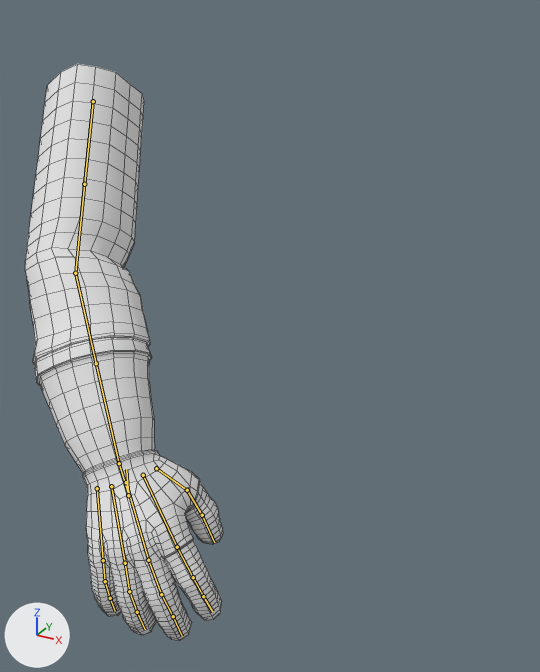
Two versions of the FBX model SingleArm.fbx, one commit apart.
The view is the same before and after, from a 50 mm lens placed at (0.665, -0.927, 0.083), pointed at (0.315, -0.29, -0.236). Lighting does not change. The marker at lower left points along +X, +Y and +Z. The first picture is the older version. The bones that change, and the others that lie on the model, are drawn over the model as lines. Mesh edges are drawn as thin lines.

Names of what the first picture shows: 'Manny'.
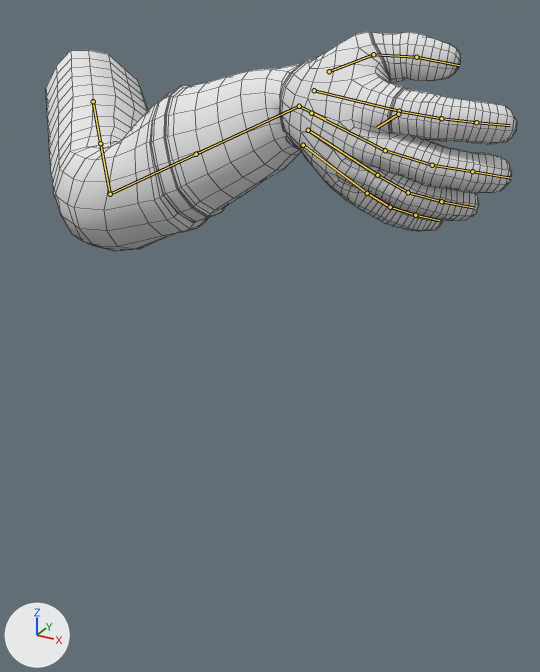
The newer file adds an action. The first version stands in its rest pose; the second is drawn at frame 1 of the action 'root|Carry'.

What differs and where, as boxes [x1, y1, x2, y2] in the pictures (540 x 672 px):
'Manny', posed (137% wider, 62% shorter)
    before: [25, 64, 223, 641]
    after: [46, 31, 517, 251]
bone 'arm_stretch.r', root to tip
    before: (93, 101) to (84, 184)
    after: (93, 101) to (100, 143)
bone 'c_arm_twist.r', root to tip
    before: (93, 101) to (84, 184)
    after: (93, 101) to (100, 143)
bone 'forearm_stretch.r', root to tip
    before: (75, 273) to (96, 363)
    after: (110, 194) to (196, 154)
bone 'c_forearm_twist.r', root to tip
    before: (96, 363) to (119, 463)
    after: (196, 154) to (299, 106)
bone 'hand.r', root to tip
    before: (119, 463) to (128, 492)
    after: (299, 106) to (325, 119)

Diff of the bpy script that builds the scene:
```diff
--- a/SingleArm.fbx.py
+++ b/SingleArm.fbx.py
@@ bone_arm_stretch_r @@
 bone_arm_stretch_r = bpy.data.objects['root'].pose.bones['arm_stretch.r']  # child of 'shoulder.r'
-bone_arm_stretch_r.rotation_quaternion = (1.0, 0.0, 0.0, 0.0)  # degrees (0, 0, 0)
+bone_arm_stretch_r.rotation_quaternion = (0.946, 0.182, 0.132, 0.232)  # degrees (24, 9, 30)
@@ bone_c_arm_twist_r @@
 bone_c_arm_twist_r = bpy.data.objects['root'].pose.bones['c_arm_twist.r']  # child of 'arm_stretch.r'
-bone_c_arm_twist_r.rotation_quaternion = (1.0, 0.0, 0.0, 0.0)  # degrees (0, 0, 0)
+bone_c_arm_twist_r.rotation_quaternion = (0.996, 0.0, -0.094, 0.0)  # degrees (0, -11, 0)
@@ bone_forearm_stretch_r @@
 bone_forearm_stretch_r = bpy.data.objects['root'].pose.bones['forearm_stretch.r']  # child of 'arm_stretch.r'
-bone_forearm_stretch_r.rotation_quaternion = (1.0, 0.0, 0.0, 0.0)  # degrees (0, 0, 0)
+bone_forearm_stretch_r.rotation_quaternion = (0.926, 0.0, 0.0, 0.377)  # degrees (0, 0, 44)
@@ bone_c_forearm_twist_r @@
 bone_c_forearm_twist_r = bpy.data.objects['root'].pose.bones['c_forearm_twist.r']  # child of 'forearm_stretch.r'
-bone_c_forearm_twist_r.rotation_quaternion = (1.0, 0.0, 0.0, 0.0)  # degrees (0, 0, 0)
+bone_c_forearm_twist_r.rotation_quaternion = (0.96, 0.0, 0.28, 0.0)  # degrees (0, 32, 0)
@@ bone_hand_r @@
 bone_hand_r = bpy.data.objects['root'].pose.bones['hand.r']  # child of 'forearm_stretch.r'
-bone_hand_r.rotation_quaternion = (1.0, 0.0, 0.0, 0.0)  # degrees (0, 0, 0)
+bone_hand_r.rotation_quaternion = (0.771, -0.046, 0.512, 0.377)  # degrees (34, 56, 70)
```
